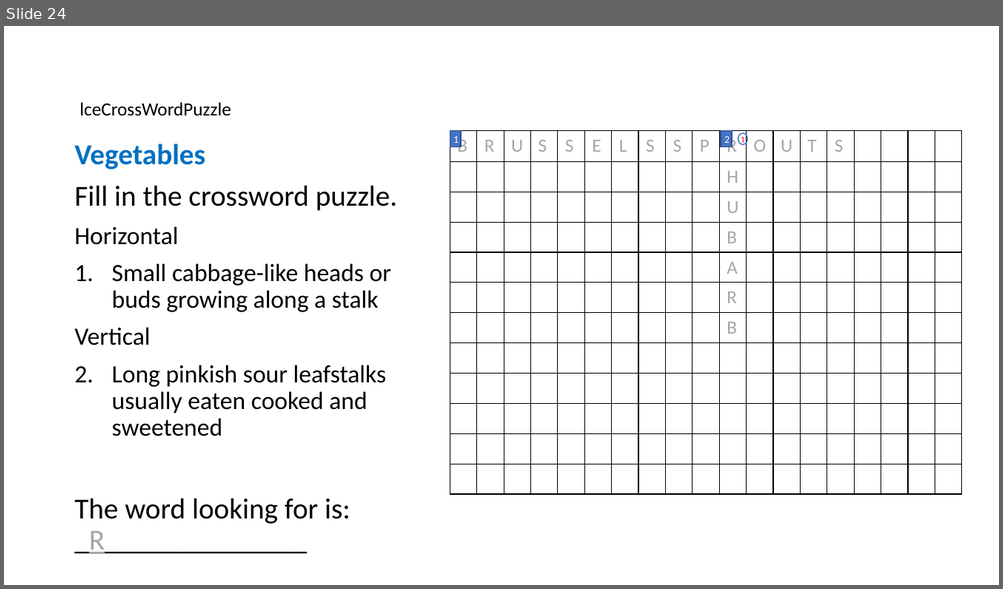
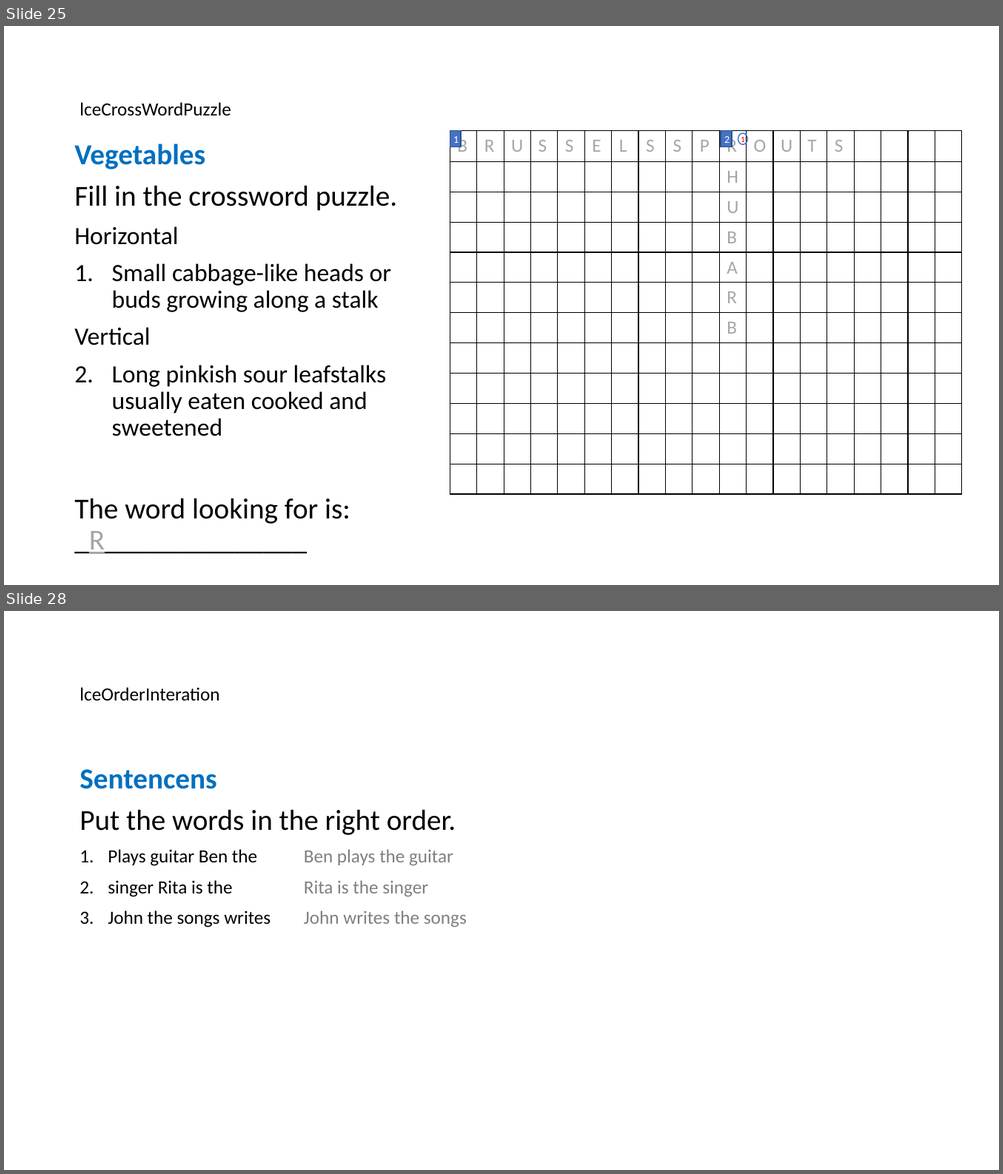
Before and after one commit to XStructuring/eu.xstructuring.dita.lce, a slide deck: documentation/Interaction_examples_visual.pptx. Shown one above the other, each under a label of ours: slide 24 before the commit, slides 25 and 28 after it; the slides between them are not shown. The pictures are 1003x589 and 1003x1174 pixels, drawn with LibreOffice and Linux fonts; fonts in the diff are those of the drawing. Boxes give left, top, right and bottom in pixels: in the first picture for what was removed or moved away, otherwise in the second. Text is boxed around its words. In the diff, an @@ line names an element or a change of style, - is before the commit and + after.

```diff
--- a/documentation/Interaction_examples_visual.pptx
+++ b/documentation/Interaction_examples_visual.pptx
@@ slide 28 added at <box>4,611,999,1170</box>, background #FFFFFF @@
@@ title added at <box>79,687,219,701</box>, 18 pt, text #000000 @@
+lceOrderInteration
@@ text added at <box>79,769,466,928</box>, 18 pt, text #000000 @@
+Sentencens
+Put the words in the right order.
+1. Plays guitar Ben the Ben plays the guitar
+2. singer Rita is the Rita is the singer
+3. John the songs writes John writes the songs
@@ what was slide 24 is now slide 25 @@
```
Also in this commit, not shown: 3 slides changed, 11 other slides added, 6 other files.
